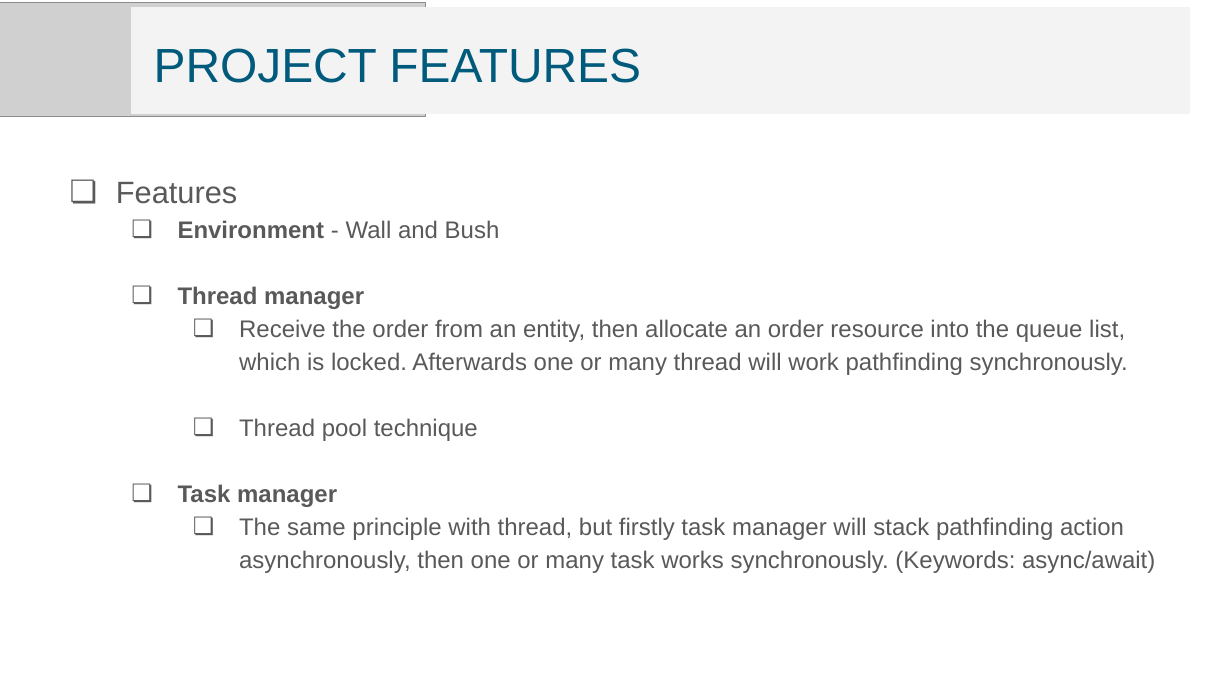
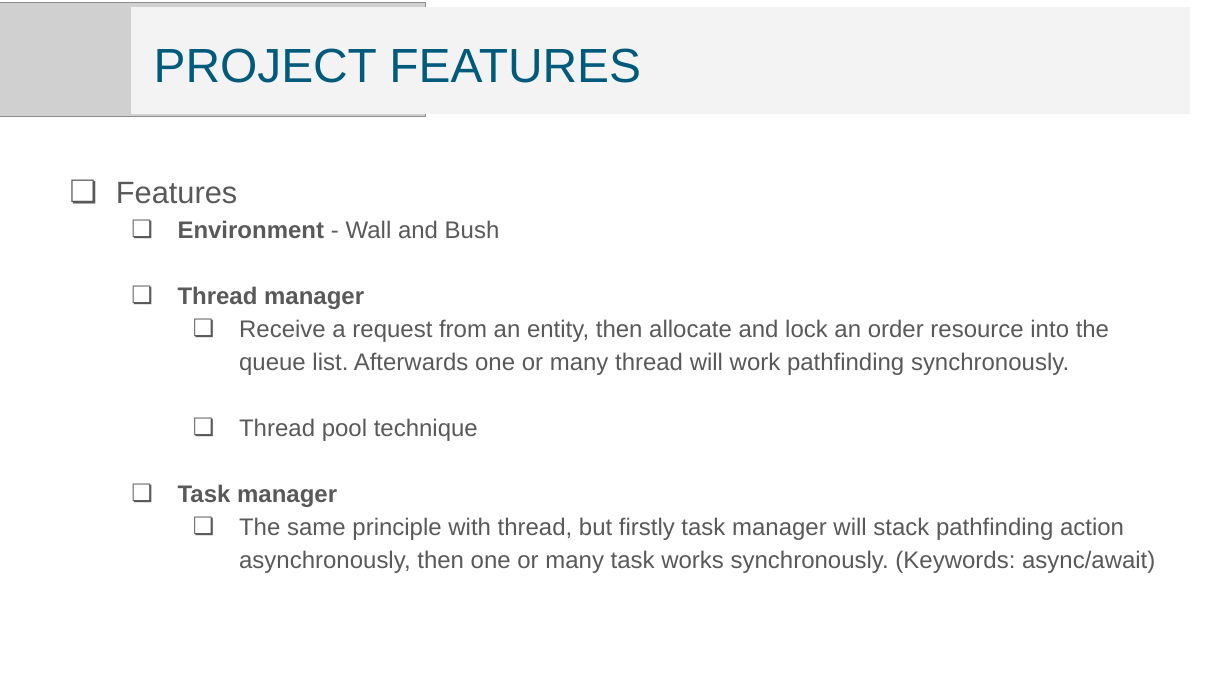
Before and after one commit to TheJimmyGod/Senior_Project, a slide deck: slide 9 of Multithreading_With AI/Documents/Final Delivery.pptx. Drawn at 1232x693 pixels with LibreOffice and Linux fonts; fonts in the diff are those of the drawing; grey boxes stand for pictures. Boxes give left, top, right and bottom in pixels: in the first picture for what was removed or moved away, otherwise in the second. Text is boxed around its words. In the diff, an @@ line names an element or a change of style, - is before the commit and + after.

```diff
--- a/Multithreading_With AI/Documents/Final Delivery.pptx
+++ b/Multithreading_With AI/Documents/Final Delivery.pptx
@@ text at <box>239,319,1109,375</box>: text changed @@
-    ❏ Receive the order from an entity, then allocate an order resource into the queue list, which is locked. Afterwards one or many thread will work pathfinding synchronously.
+    ❏ Receive a request from an entity, then allocate and lock an order resource into the queue list. Afterwards one or many thread will work pathfinding synchronously.
```
Also in this commit, not shown: 4 other slides changed, 3 slides added, 12 other files.
